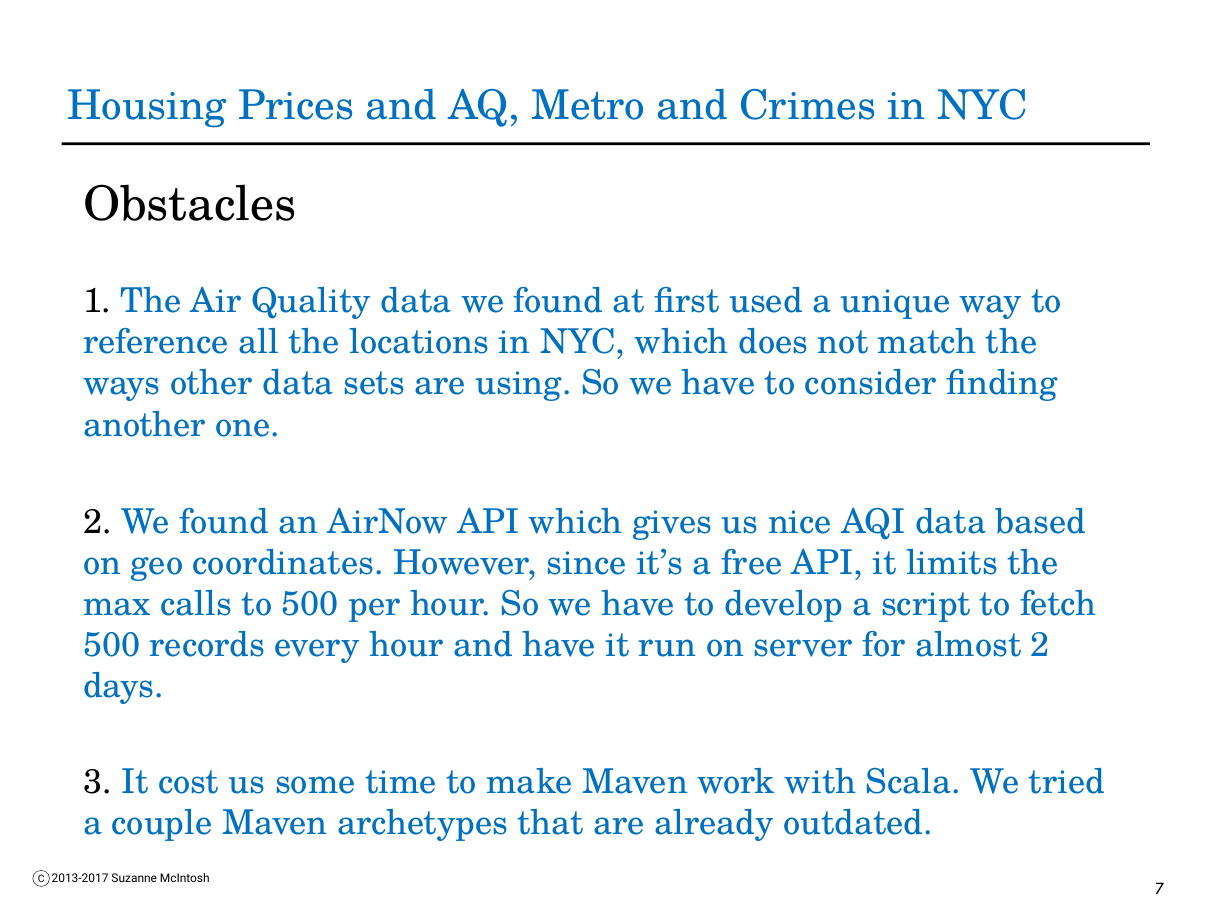
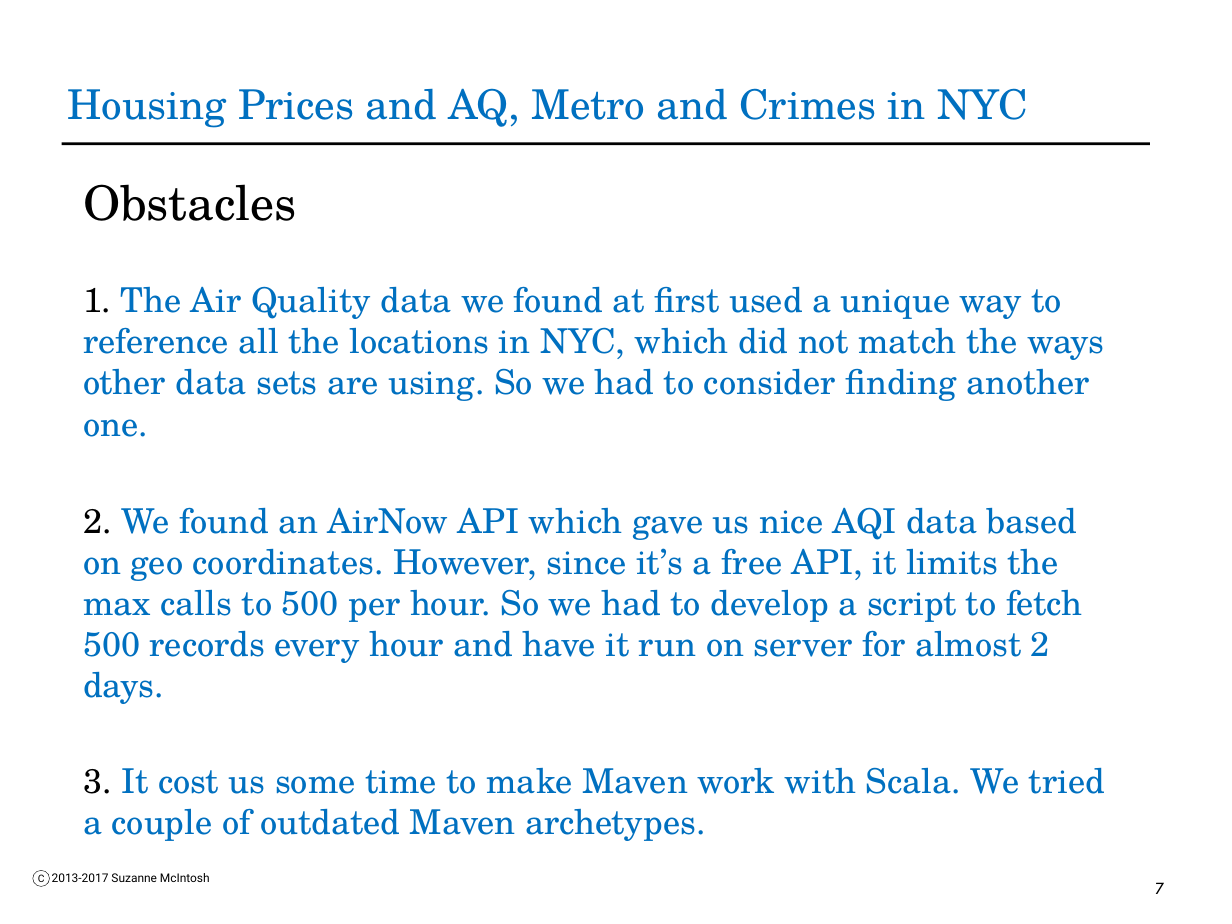
Before and after one commit to darkpursuer/BDAD-2017-Project, a slide deck: slide 7 of Spark_Fall2017_Class12_Slides_YiZhang_TaikunGuo.pptx. Drawn at 1232x924 pixels with LibreOffice and Linux fonts; fonts in the diff are those of the drawing; background and template pictures are left out. Boxes give left, top, right and bottom in pixels: in the first picture for what was removed or moved away, otherwise in the second. Text is boxed around its words. In the diff, an @@ line names an element or a change of style, - is before the commit and + after.

```diff
--- a/Spark_Fall2017_Class12_Slides_YiZhang_TaikunGuo.pptx
+++ b/Spark_Fall2017_Class12_Slides_YiZhang_TaikunGuo.pptx
@@ text at bbox=[83, 286, 1105, 841]: text changed @@
-1. The Air Quality data we found at first used a unique way to reference all the locations in NYC, which does not match the ways other data sets are using. So we have to consider finding another one.
-2. We found an AirNow API which gives us nice AQI data based on geo coordinates. However, since it’s a free API, it limits the max calls to 500 per hour. So we have to develop a script to fetch 500 records every hour and have it run on server for almost 2 days.
-3. It cost us some time to make Maven work with Scala. We tried a couple Maven archetypes that are already outdated.
+1. The Air Quality data we found at first used a unique way to reference all the locations in NYC, which did not match the ways other data sets are using. So we had to consider finding another one.
+2. We found an AirNow API which gave us nice AQI data based on geo coordinates. However, since it’s a free API, it limits the max calls to 500 per hour. So we had to develop a script to fetch 500 records every hour and have it run on server for almost 2 days.
+3. It cost us some time to make Maven work with Scala. We tried a couple of outdated Maven archetypes.
```
Also in this commit, not shown: 1 other slide changed.
